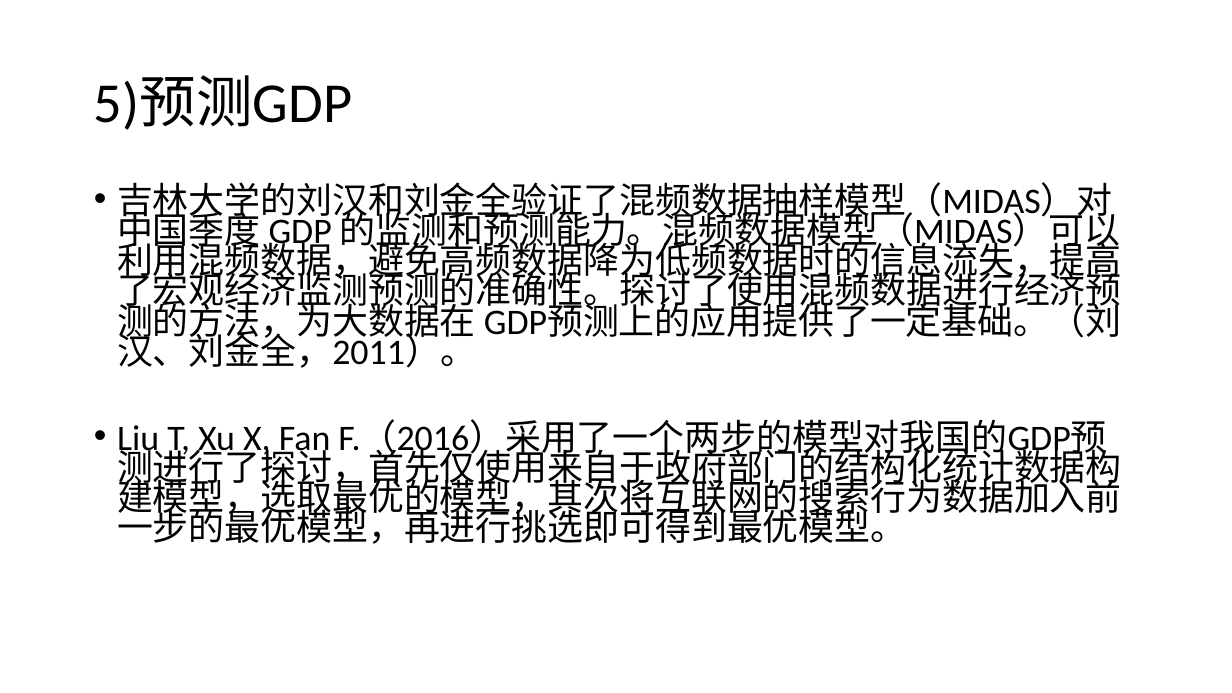
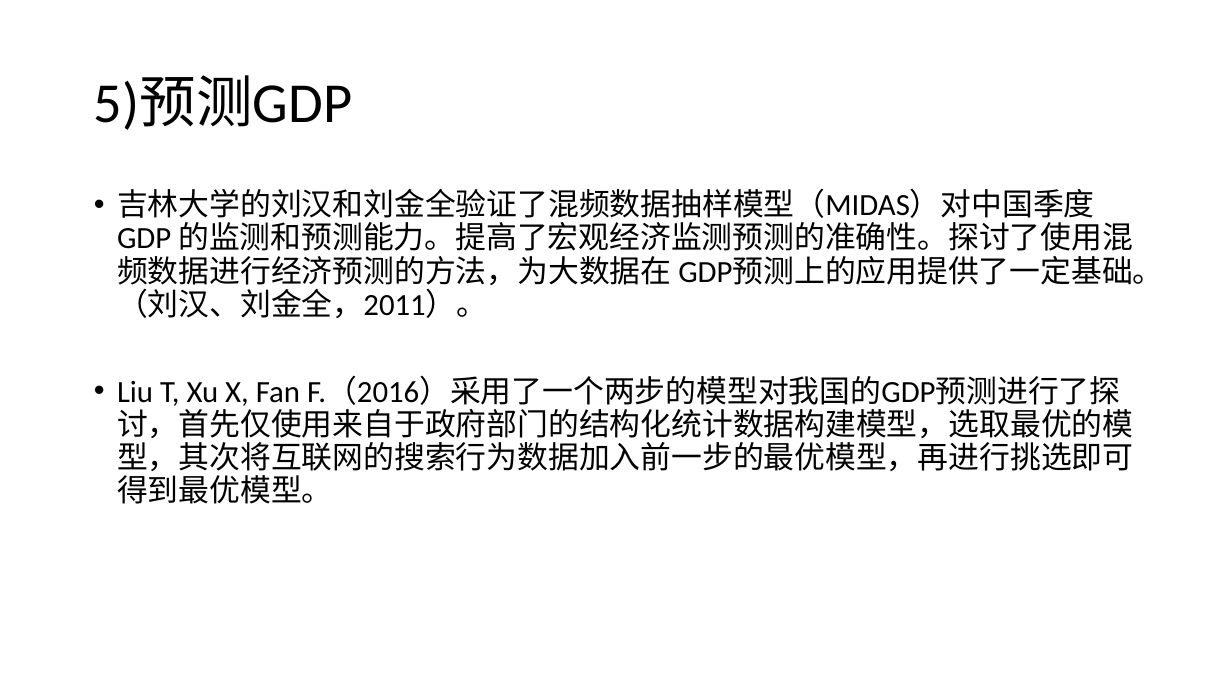
Before and after one commit to bwriteLeaf/writing, a slide deck: slide 10 of 报告写作/宏观经济部分.pptx. Drawn at 1232x693 pixels with LibreOffice and Linux fonts; fonts in the diff are those of the drawing. Boxes give left, top, right and bottom in pixels: in the first picture for what was removed or moved away, otherwise in the second. Text is boxed around its words. In the diff, an @@ line names an element or a change of style, - is before the commit and + after.

```diff
--- a/报告写作/宏观经济部分.pptx
+++ b/报告写作/宏观经济部分.pptx
@@ text at [117,188,1163,318]: text changed; size 28 to 24 pt @@
-• 吉林大学的刘汉和刘金全验证了混频数据抽样模型（MIDAS）对中国季度 GDP 的监测和预测能力。混频数据模型（MIDAS）可以利用混频数据，避免高频数据降为低频数据时的信息流失，提高了宏观经济监测预测的准确性。探讨了使用混频数据进行经济预测的方法，为大数据在 GDP预测上的应用提供了一定基础。（刘汉、刘金全，2011）。
+• 吉林大学的刘汉和刘金全验证了混频数据抽样模型（MIDAS）对中国季度 GDP 的监测和预测能力。提高了宏观经济监测预测的准确性。探讨了使用混频数据进行经济预测的方法，为大数据在 GDP预测上的应用提供了一定基础。（刘汉、刘金全，2011）。
@@ text at [117,376,1133,504]: size 28 to 24 pt in "Liu T, Xu X, Fan F.（2016）采用了一个两步的模型对我国的GDP预测进行了探讨，首先仅使用来自于政府 ..."; line spacing 0.7 to 0.9 @@
```
Also in this commit, not shown: 8 other slides changed, 7 other files.
